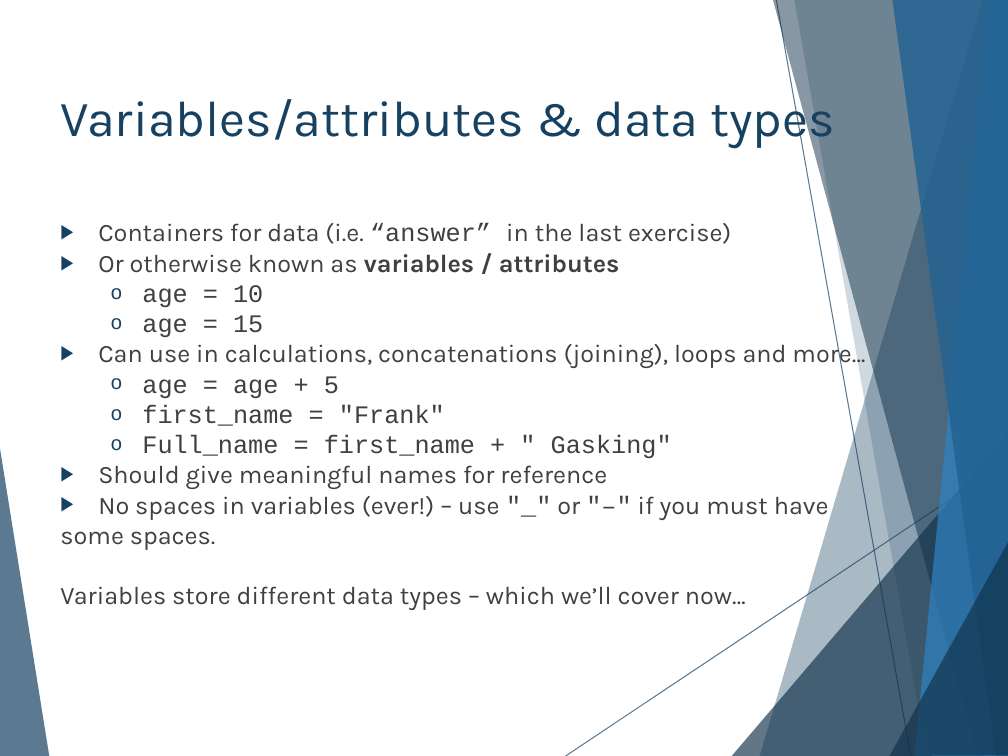
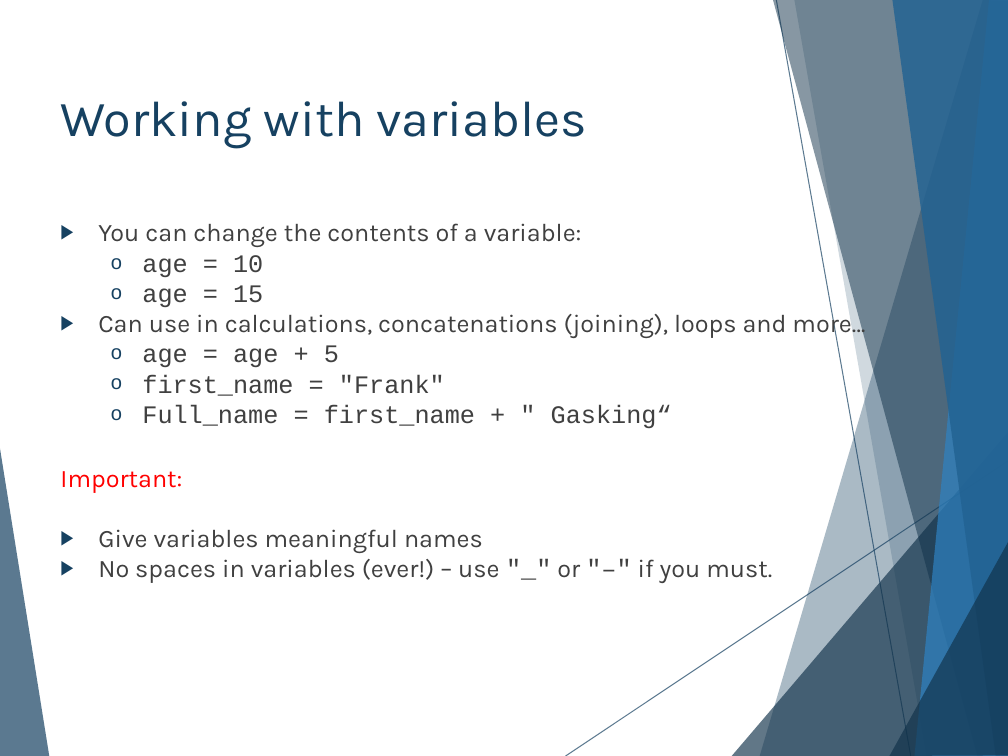
Before and after one commit to hlmpsy/psychopy_training, a slide deck: slide 11 of PsychoPy-Part2/PsychoPy-part2.pptx (slide 13 before the commit). Drawn at 1008x756 pixels with LibreOffice and Linux fonts; fonts in the diff are those of the drawing. Boxes give left, top, right and bottom in pixels: in the first picture for what was removed or moved away, otherwise in the second. Text is boxed around its words. In the diff, an @@ line names an element or a change of style, - is before the commit and + after.

```diff
--- a/PsychoPy-Part2/PsychoPy-part2.pptx
+++ b/PsychoPy-Part2/PsychoPy-part2.pptx
@@ title at bbox=[60, 101, 587, 148]: text changed @@
-Variables/attributes & data types
+Working with variables
@@ text at bbox=[98, 223, 582, 247]: text changed @@
-▶ Containers for data (i.e. “answer” in the last exercise)
-▶ Or otherwise known as variables / attributes
+▶ You can change the contents of a variable:
@@ text at bbox=[60, 404, 772, 583]: text changed @@
-  o Full_name = first_name + " Gasking"
-▶ Should give meaningful names for reference
-▶ No spaces in variables (ever!) – use "_" or "–" if you must have
-some spaces.
-Variables store different data types – which we’ll cover now…
+  o Full_name = first_name + " Gasking“
+Important:
+▶ Give variables meaningful names
+▶ No spaces in variables (ever!) – use "_" or "–" if you must.
```
Also in this commit, not shown: 20 other slides changed, 2 slides added, 2 slides removed, 54 other files.
